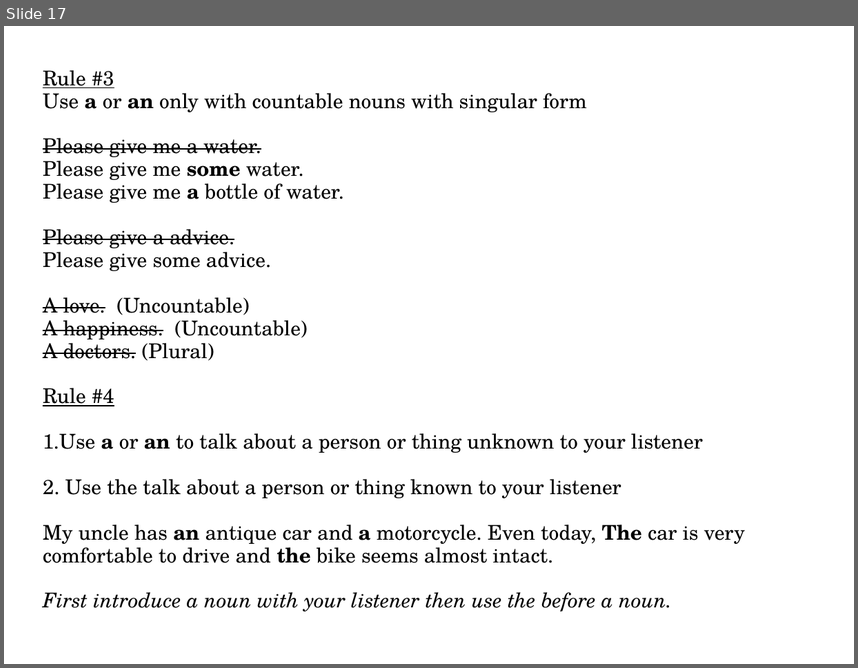
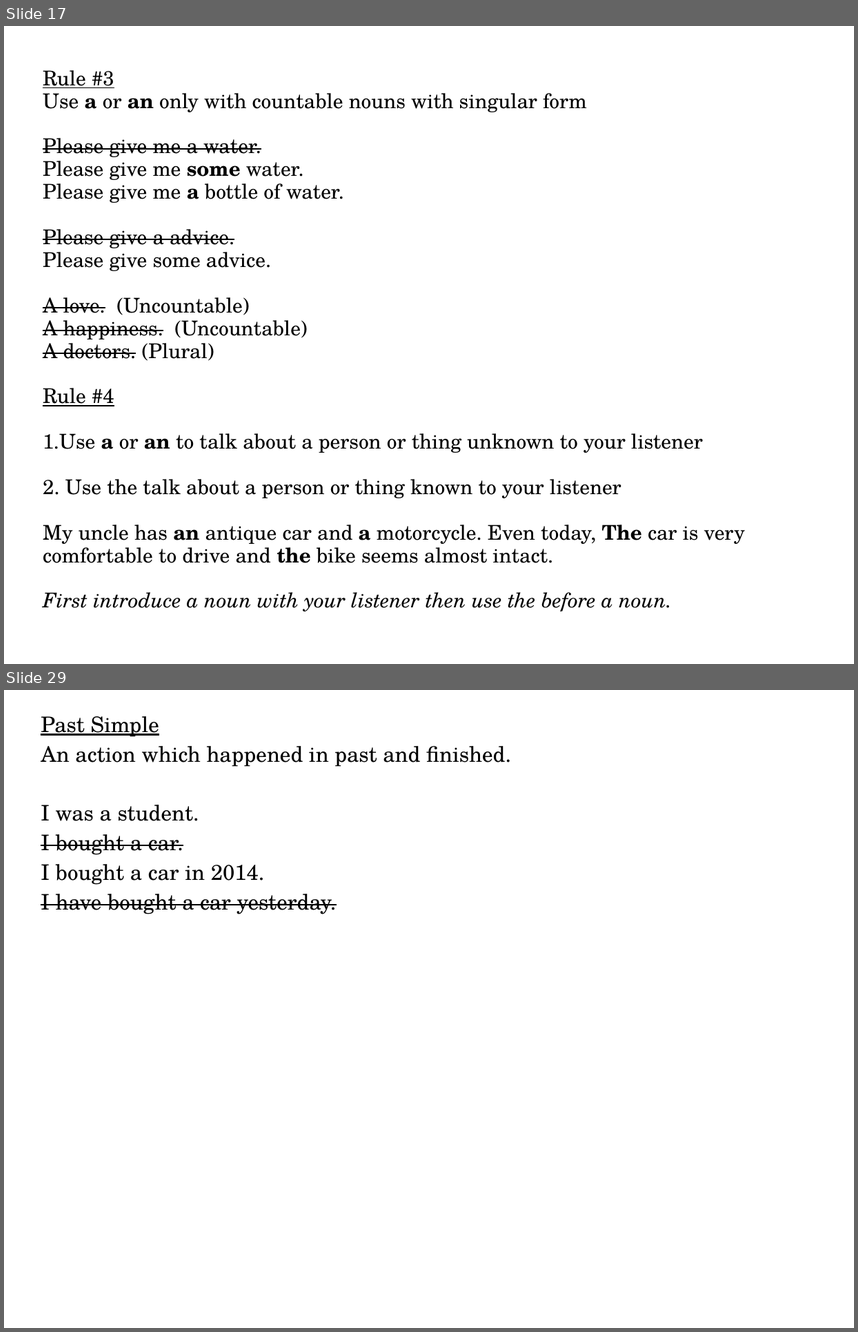
Before and after one commit to ADILp6/IBIT, a slide deck: Sunday_Tuesday_Thursday/Class_6_17_February_2019/Lecture.odp. Shown one above the other, each under a label of ours: slide 17 before the commit, slides 17 and 29 after it; the slides between them are not shown. The pictures are 858x668 and 858x1332 pixels, drawn with LibreOffice and Linux fonts; fonts in the diff are those of the drawing. Boxes give left, top, right and bottom in pixels: in the first picture for what was removed or moved away, otherwise in the second. Text is boxed around its words. In the diff, an @@ line names an element or a change of style, - is before the commit and + after.

```diff
--- a/Sunday_Tuesday_Thursday/Class_6_17_February_2019/Lecture.odp
+++ b/Sunday_Tuesday_Thursday/Class_6_17_February_2019/Lecture.odp
@@ slide 29 added at <box>4,690,854,1328</box>, background #FFFFFF @@
@@ free added at <box>41,706,806,1276</box>, 20 pt, text #000000 @@
+Past Simple
+An action which happened in past and finished.
+I was a student.
+I bought a car.
+I bought a car in 2014.
+I have bought a car yesterday.
```
Also in this commit, not shown: 3 slides changed, 9 other slides added, 3 other files.
